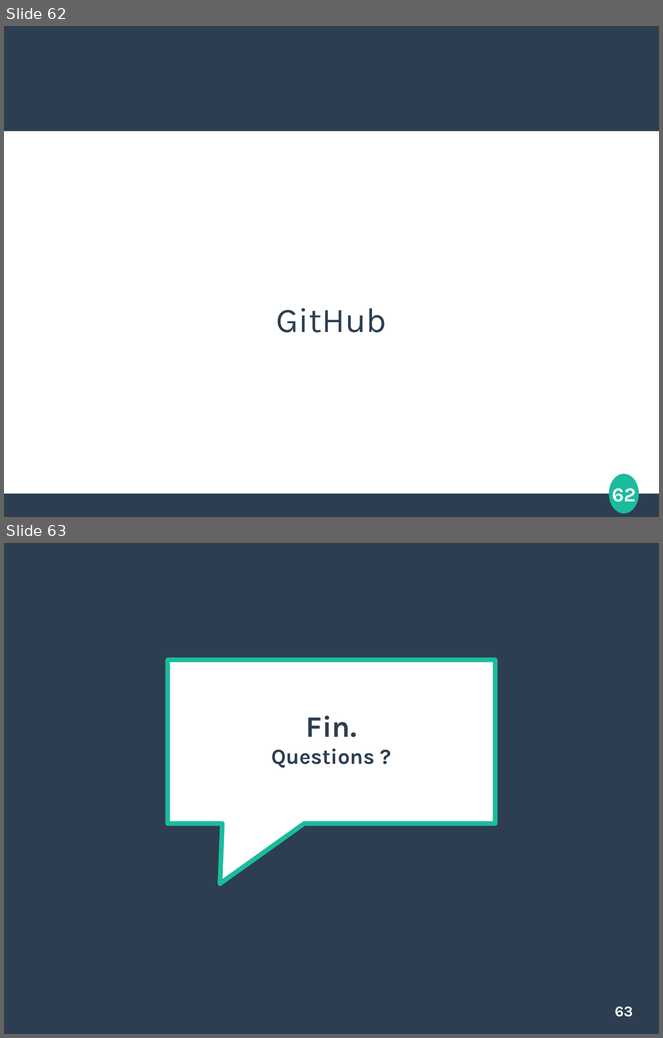
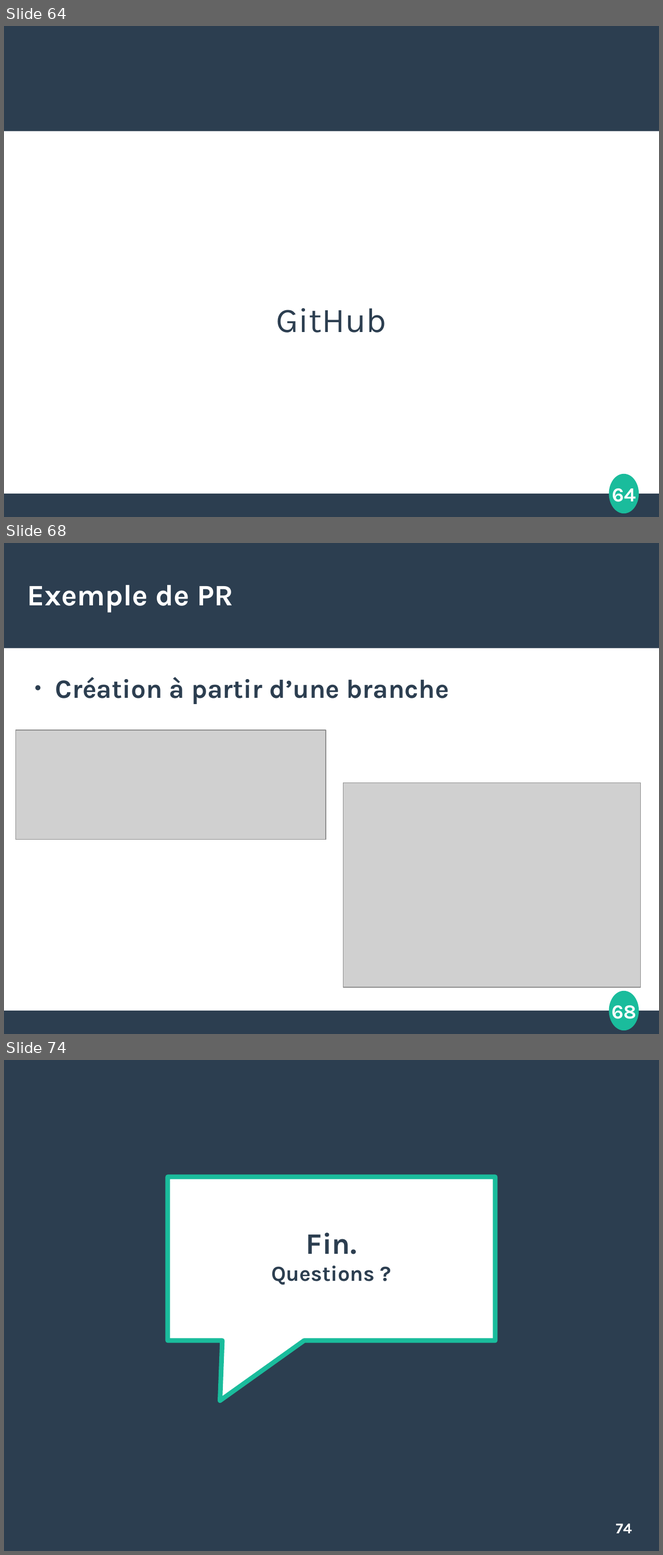
Before and after one commit to etdube/formation_git, a slide deck: Présentation git.odp. Shown one above the other, each under a label of ours: slides 62 and 63 before the commit, slides 64, 68 and 74 after it; the slides between them are not shown. The pictures are 663x1038 and 663x1555 pixels, drawn with LibreOffice and Linux fonts; fonts in the diff are those of the drawing; grey boxes stand for pictures. Boxes give left, top, right and bottom in pixels: in the first picture for what was removed or moved away, otherwise in the second. Text is boxed around its words. In the diff, an @@ line names an element or a change of style, - is before the commit and + after.

```diff
--- a/Présentation git.odp
+++ b/Présentation git.odp
@@ slide 68 added at (4,543,659,1034), background #FFFFFF; not listed: 4 template elements that a slide beside it also shows @@
@@ title added at (27,585,233,612), 36 pt, text #FFFFFF, bold @@
+Exemple de PR
@@ text added at (55,677,450,704), 32 pt, text #2C3E50, bold @@
+● Création à partir d’une branche
@@ picture added at (16,730,326,840) @@
@@ picture added at (344,783,641,988) @@
@@ what was slide 62 is now slide 64 @@
@@ page number at (612,488,636,507): text changed @@
-62
+64
@@ what was slide 63 is now slide 74 @@
@@ page number at (616,1524,632,1534): text changed @@
-63
+74
```
Also in this commit, not shown: 1 slide changed, 10 other slides added, 1 other file.
